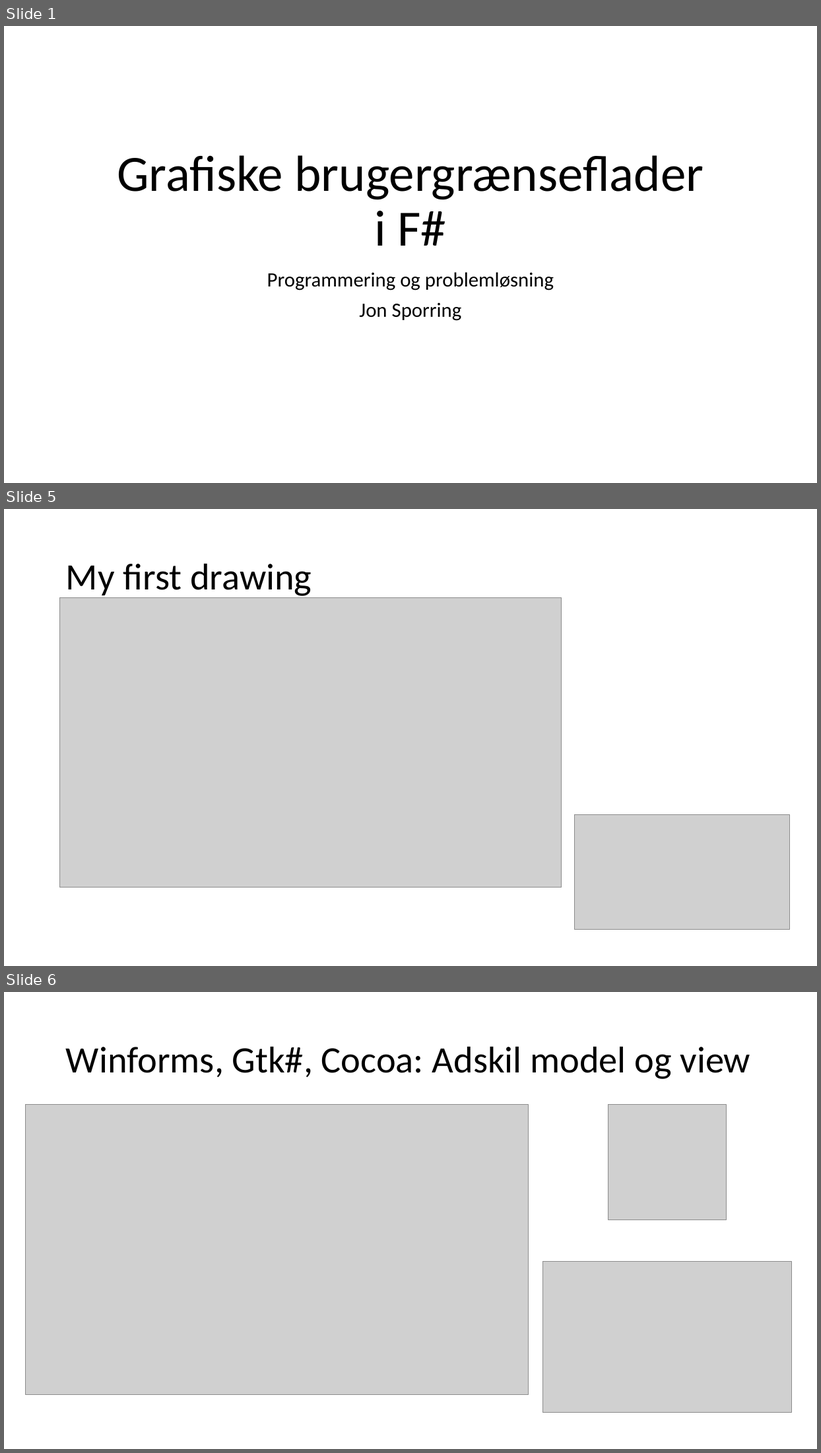
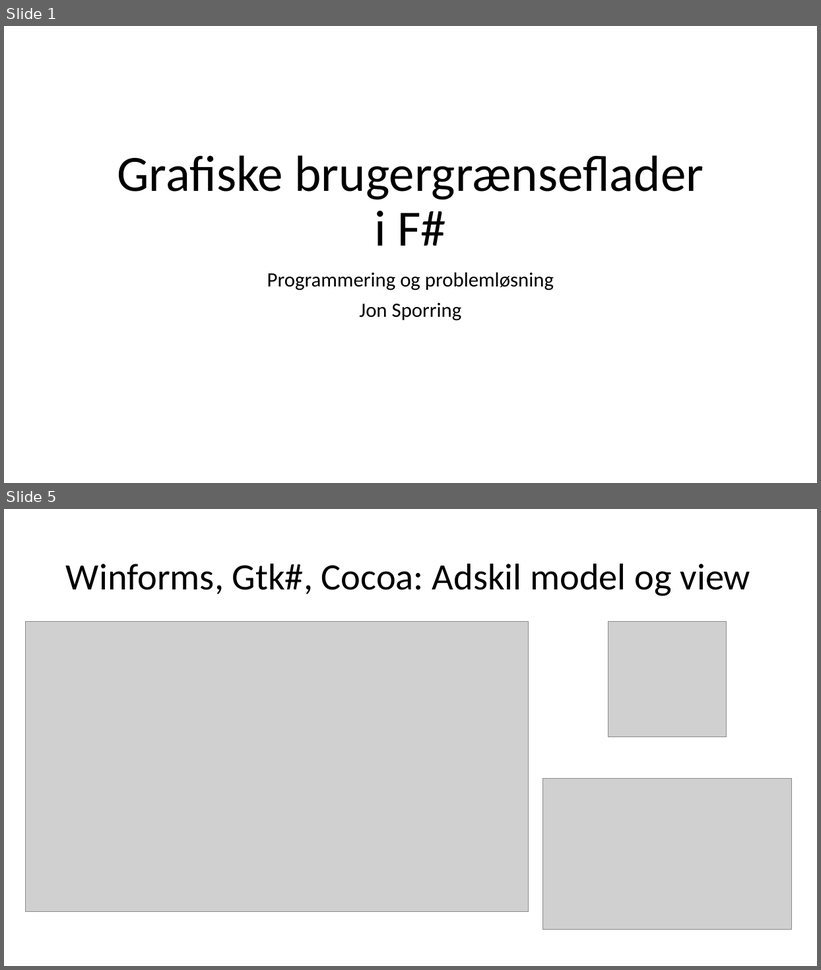
Before and after one commit to fisterloegsovs/pop22, a slide deck: lectures/17.1/17.1.pptx. Shown one above the other, each under a label of ours: slides 1, 5 and 6 before the commit, slides 1 and 5 after it; the slides between them are not shown. The pictures are 821x1453 and 821x970 pixels, drawn with LibreOffice and Linux fonts; fonts in the diff are those of the drawing; grey boxes stand for pictures. Boxes give left, top, right and bottom in pixels: in the first picture for what was removed or moved away, otherwise in the second. Text is boxed around its words. In the diff, an @@ line names an element or a change of style, - is before the commit and + after.

```diff
--- a/lectures/17.1/17.1.pptx
+++ b/lectures/17.1/17.1.pptx
@@ slide 5 removed at (x1=4, y1=509, x2=817, y2=966), background #FFFFFF @@
@@ title removed at (x1=66, y1=563, x2=312, y2=598) @@
-My first drawing
@@ picture removed at (x1=60, y1=597, x2=562, y2=888) @@
@@ picture removed at (x1=575, y1=815, x2=790, y2=931) @@
@@ what was slide 6 is now slide 5 @@
```
Also in this commit, not shown: 3 slides added, 3 other slides removed, 1 other file.
